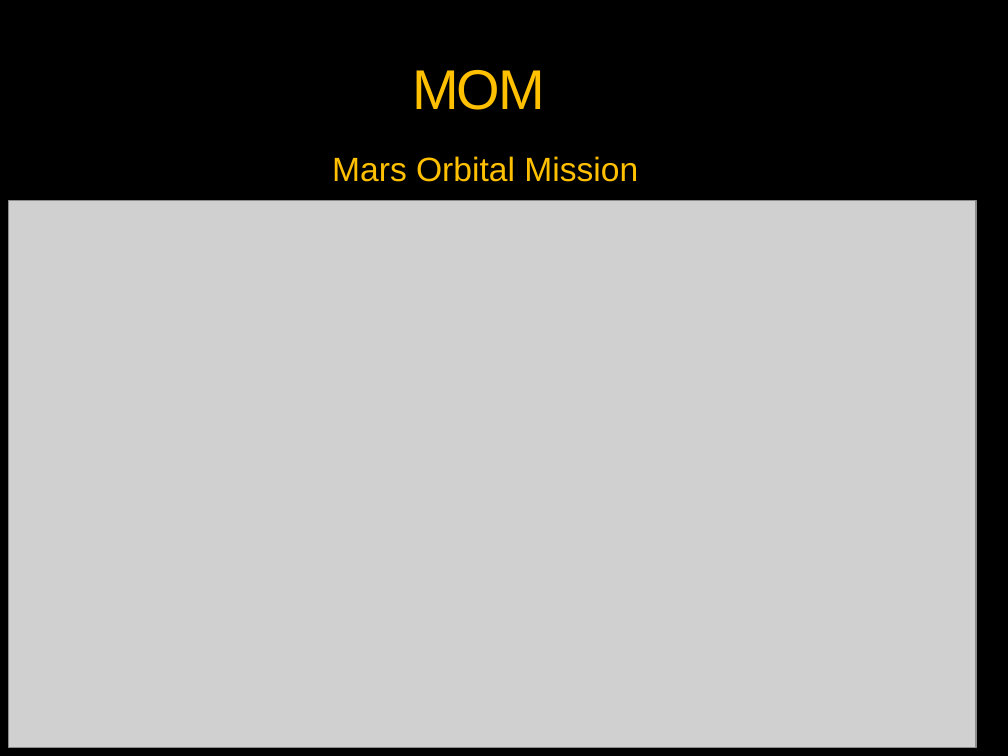
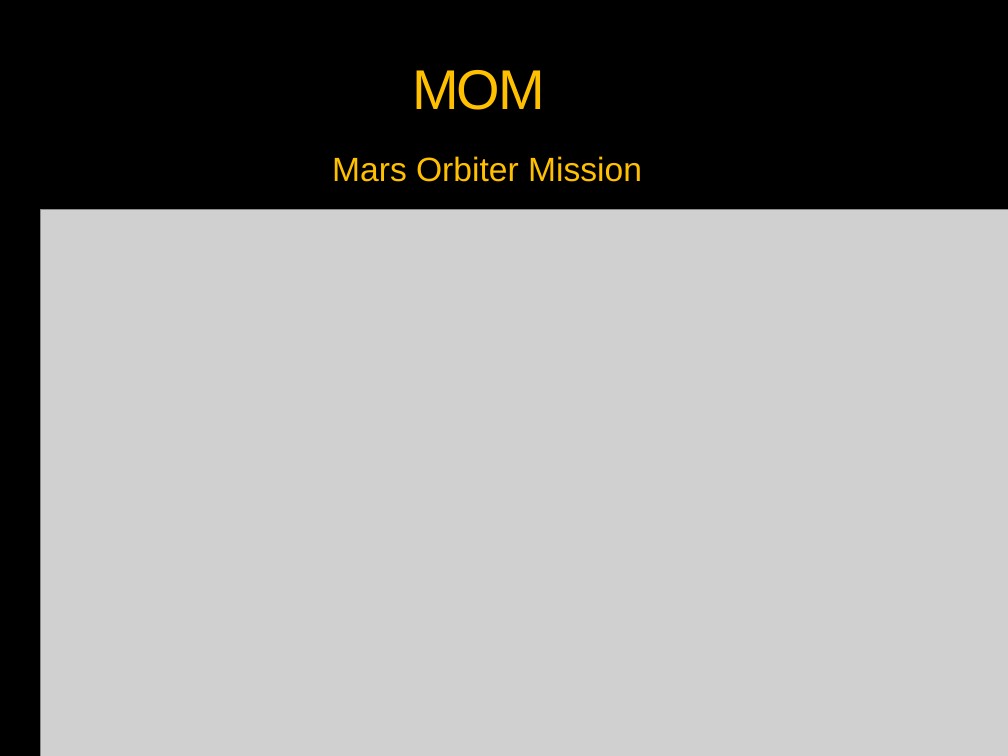
Before and after one commit to vickaas13/tedx, a slide deck: slide 2 of MOM- Taking India to MARS.pptx. Drawn at 1008x756 pixels with LibreOffice and Linux fonts; fonts in the diff are those of the drawing; grey boxes stand for pictures; background and template pictures are left out. Boxes give left, top, right and bottom in pixels: in the first picture for what was removed or moved away, otherwise in the second. Text is boxed around its words. In the diff, an @@ line names an element or a change of style, - is before the commit and + after.

```diff
--- a/MOM- Taking India to MARS.pptx
+++ b/MOM- Taking India to MARS.pptx
@@ text at <box>332,156,642,182</box>: text changed @@
-Mars Orbital Mission
+Mars Orbiter Mission
@@ picture: place and size @@
-picture at <box>8,201,976,747</box>
+picture at <box>40,210,1008,756</box>
```
Also in this commit, not shown: 1 other slide changed, 10 slides added, 3 slides removed.
